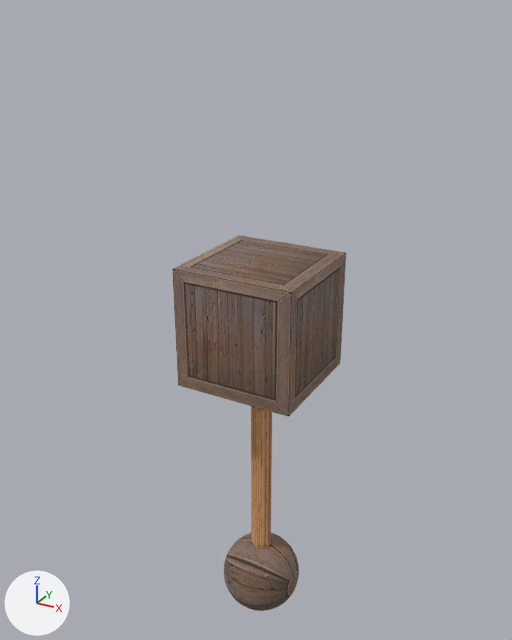
The FBX model newton-4.00/applications/media/unicycle.fbx, before and after one commit.
Before and after are seen from a 50 mm lens placed at (0.624, -1.16, 1.237), pointed at (-0.029, 0.027, 0.643). Every picture has the same lights, and +X, +Y and +Z are marked at lower left.
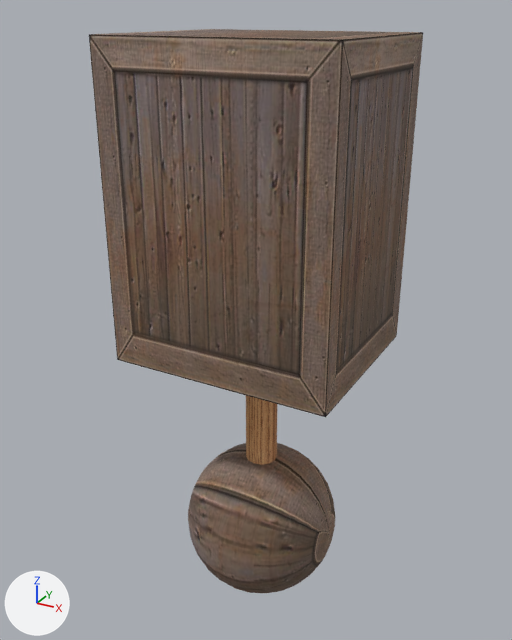
Commit message: calibrating unicycle.

Scene script edits in JSON lines:
```json
{"block": "me_mesh", "where": "me_mesh.from_pydata(...)  # 8 vertices, 6 faces; spans x -2.46..2.46, y -2.46..2.46, z -2.46..2.46"}
{"block": "me_mesh", "where": "# used by ob_box001; location = (0.0, 0.0, 0.661); scale = (0.0508, 0.0508, 0.0508)"}
{"block": "me_mesh", "change": "me_mesh part 1: the whole mesh is scaled about its middle by (2.4, 2, 3.2)"}
{"op": "set", "path": "ob_sphere001.location", "old": "(0.0295, 0.0, 3.979)", "new": "(0.0295, 0.0, 4.044)"}
{"op": "set", "path": "ob_sphere001.scale", "old": "(1.5, 1.5, 0.426)", "new": "(1.88, 1.88, 0.987)"}
{"op": "set", "path": "ob_box001.location", "old": "(0.0, 0.0, 0.661)", "new": "(0.0, 0.0, 0.898)"}
{"op": "set", "path": "ob_box001.scale", "old": "(0.0508, 0.0508, 0.0508)", "new": "(0.0381, 0.0381, 0.0381)"}
{"op": "set", "path": "ob_capsule001.location", "old": "(0.0, 0.0, -2.398)", "new": "(0.0, 0.0, -7.616)"}
{"op": "set", "path": "ob_capsule001.scale", "old": "(0.75, 0.75, 2.64)", "new": "(1.5, 1.5, 2.85)"}
```

What differs and where, as boxes (x1, y1, x2, y2) in the pictures (512 x 640 px):
```json
{"object": "Box001", "change": "moved, rescaled", "before": [172, 235, 346, 417], "after": [89, 29, 423, 417], "on screen": "91% wider, 113% taller"}
{"object": "Sphere001", "change": "moved, rescaled", "before": [224, 533, 299, 611], "after": [188, 443, 335, 593], "on screen": "95% wider, 91% taller"}
{"object": "Capsule001", "change": "moved, rescaled", "before": [251, 406, 272, 549], "after": [246, 396, 277, 465]}
```
